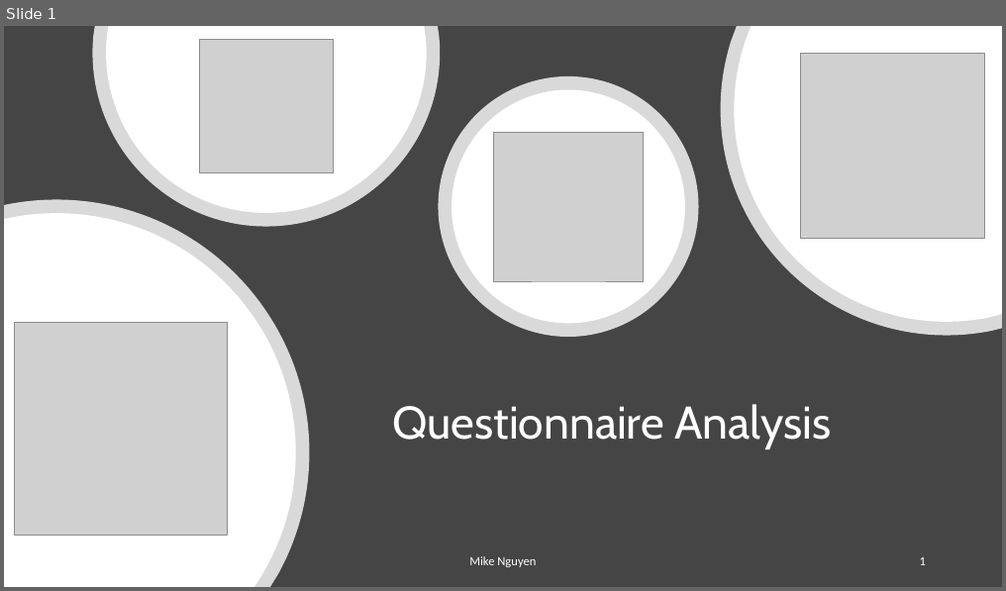
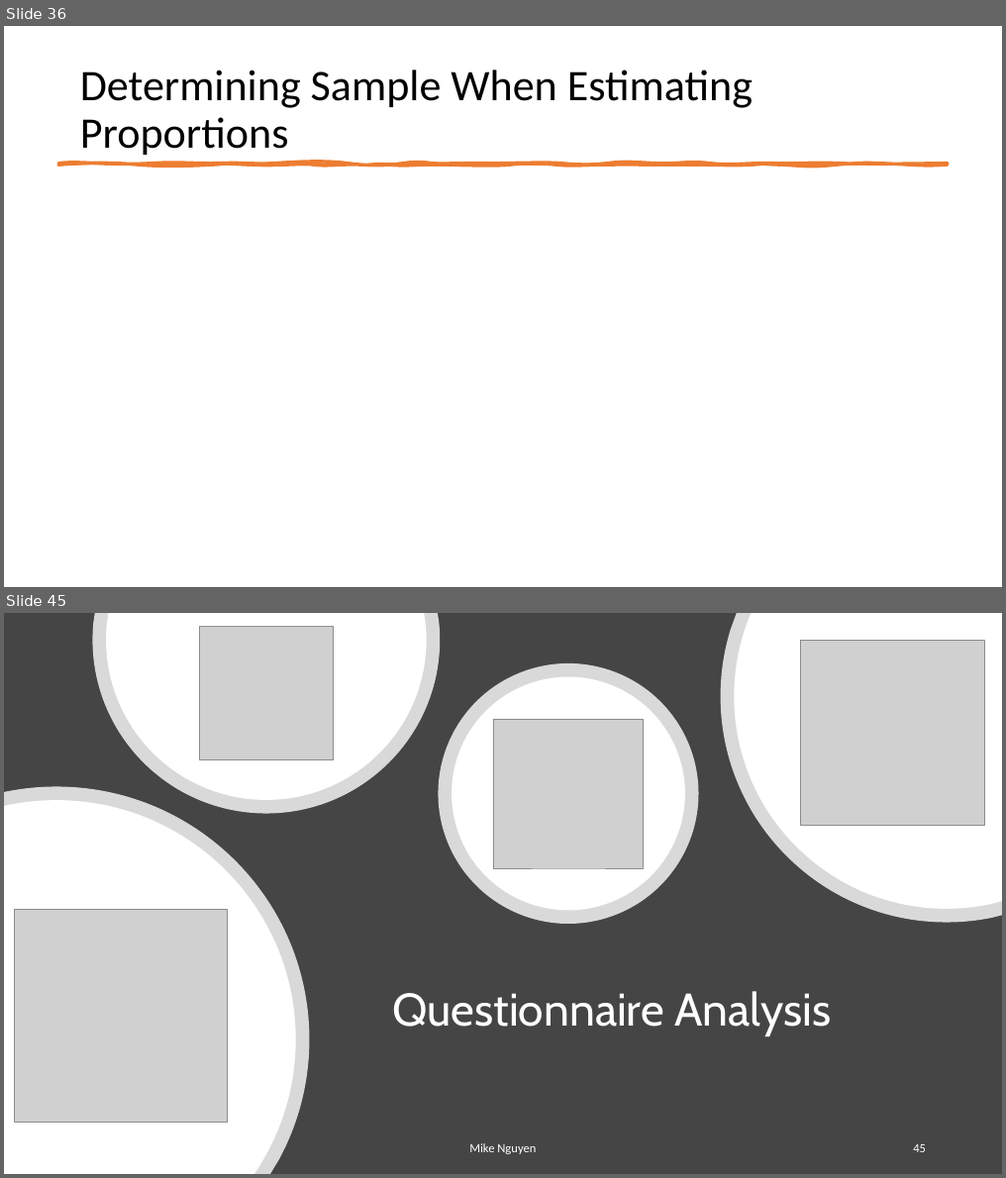
Before and after one commit to mikenguyen13/mar4050, a slide deck: lectures/6/2_Questionnaire Analysis.pptx. Shown one above the other, each under a label of ours: slide 1 before the commit, slides 36 and 45 after it; the slides between them are not shown. The pictures are 1006x591 and 1006x1178 pixels, drawn with LibreOffice and Linux fonts; fonts in the diff are those of the drawing; grey boxes stand for pictures. Boxes give left, top, right and bottom in pixels: in the first picture for what was removed or moved away, otherwise in the second. Text is boxed around its words. In the diff, an @@ line names an element or a change of style, - is before the commit and + after.

```diff
--- a/lectures/6/2_Questionnaire Analysis.pptx
+++ b/lectures/6/2_Questionnaire Analysis.pptx
@@ slide 36 added at [4,26,1002,587], background #FFFFFF @@
@@ title added at [80,70,752,155], 42 pt, text #000000 @@
+Determining Sample When Estimating Proportions
@@ freeform shape added at [58,163,947,165], fill #ED7D31, outline #ED7D31 3.25 pt @@
@@ what was slide 1 is now slide 45 @@
@@ page number at [913,1145,926,1153]: text changed @@
-1
+45
```
Also in this commit, not shown: 1 slide changed, 46 other slides added, 2 other files.
